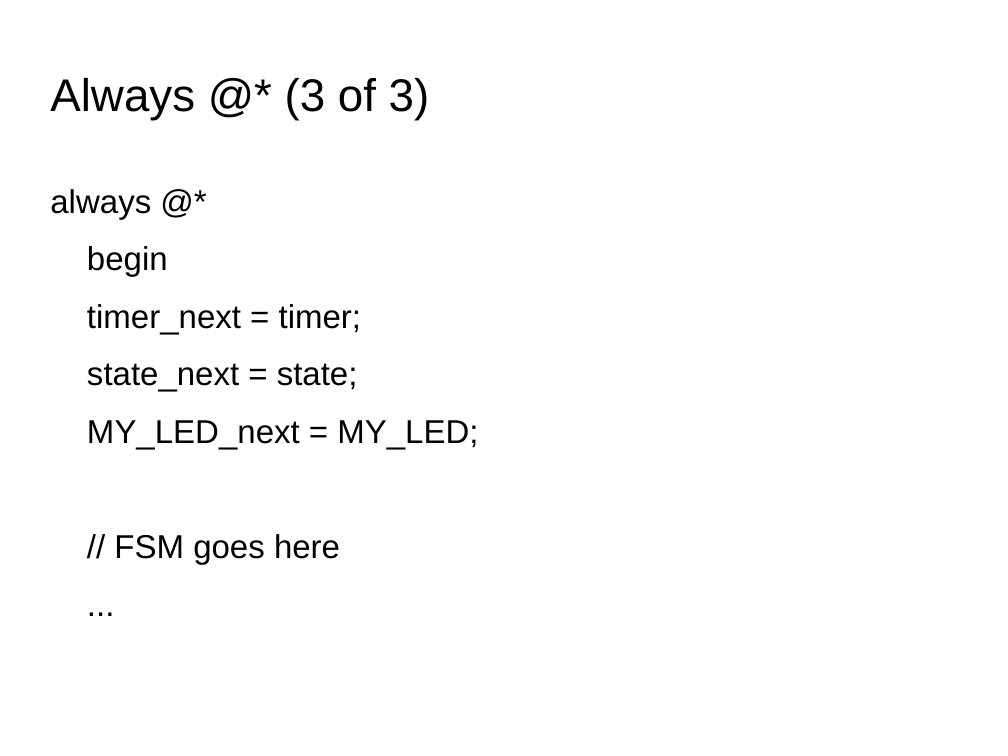
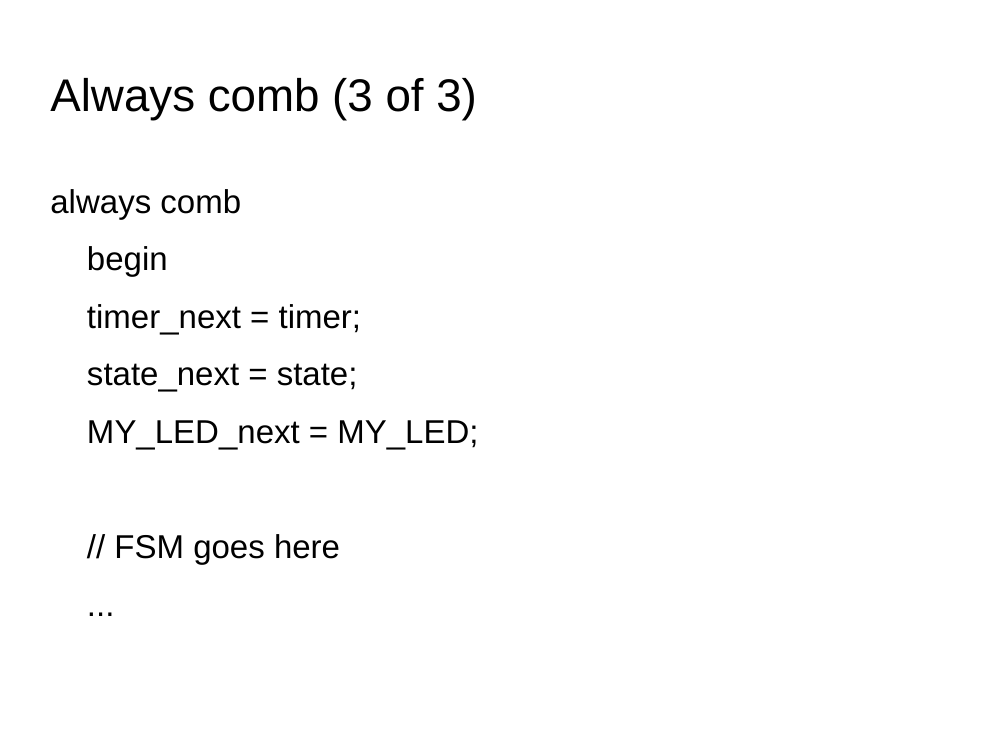
Before and after one commit to AustinFPGA/MeetingSlides, a slide deck: slide 19 of HelloWorldFPGA.odp. Drawn at 1008x756 pixels with LibreOffice and Linux fonts; fonts in the diff are those of the drawing; background and template pictures are left out. Boxes give left, top, right and bottom in pixels: in the first picture for what was removed or moved away, otherwise in the second. Text is boxed around its words. In the diff, an @@ line names an element or a change of style, - is before the commit and + after.

```diff
--- a/HelloWorldFPGA.odp
+++ b/HelloWorldFPGA.odp
@@ title at bbox=[50, 78, 477, 121]: text changed @@
-Always @* (3 of 3)
+Always comb (3 of 3)
@@ text at bbox=[50, 189, 241, 219]: text changed @@
-always @*
+always comb
```
Also in this commit, not shown: 4 other slides changed, 2 slides added.
